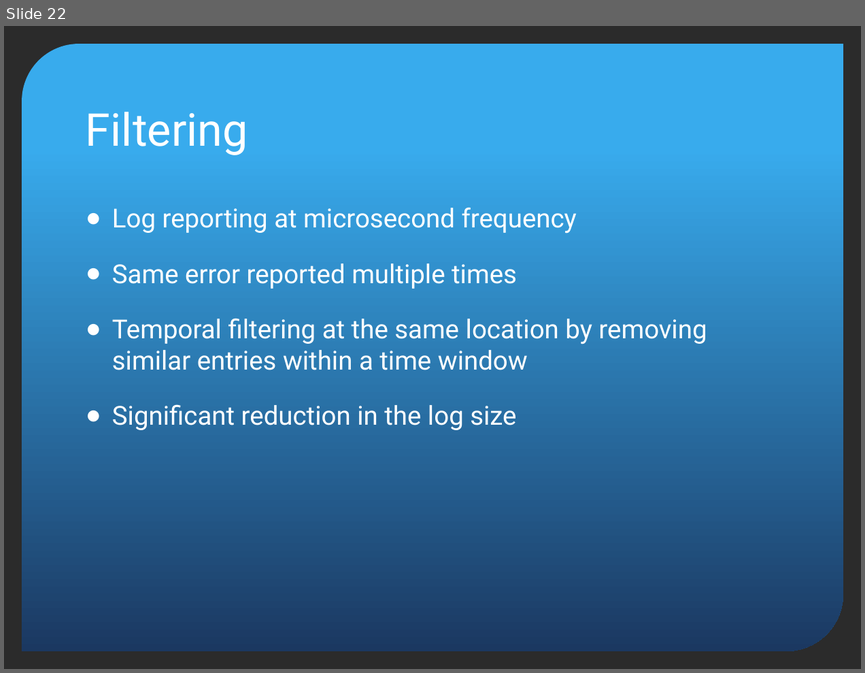
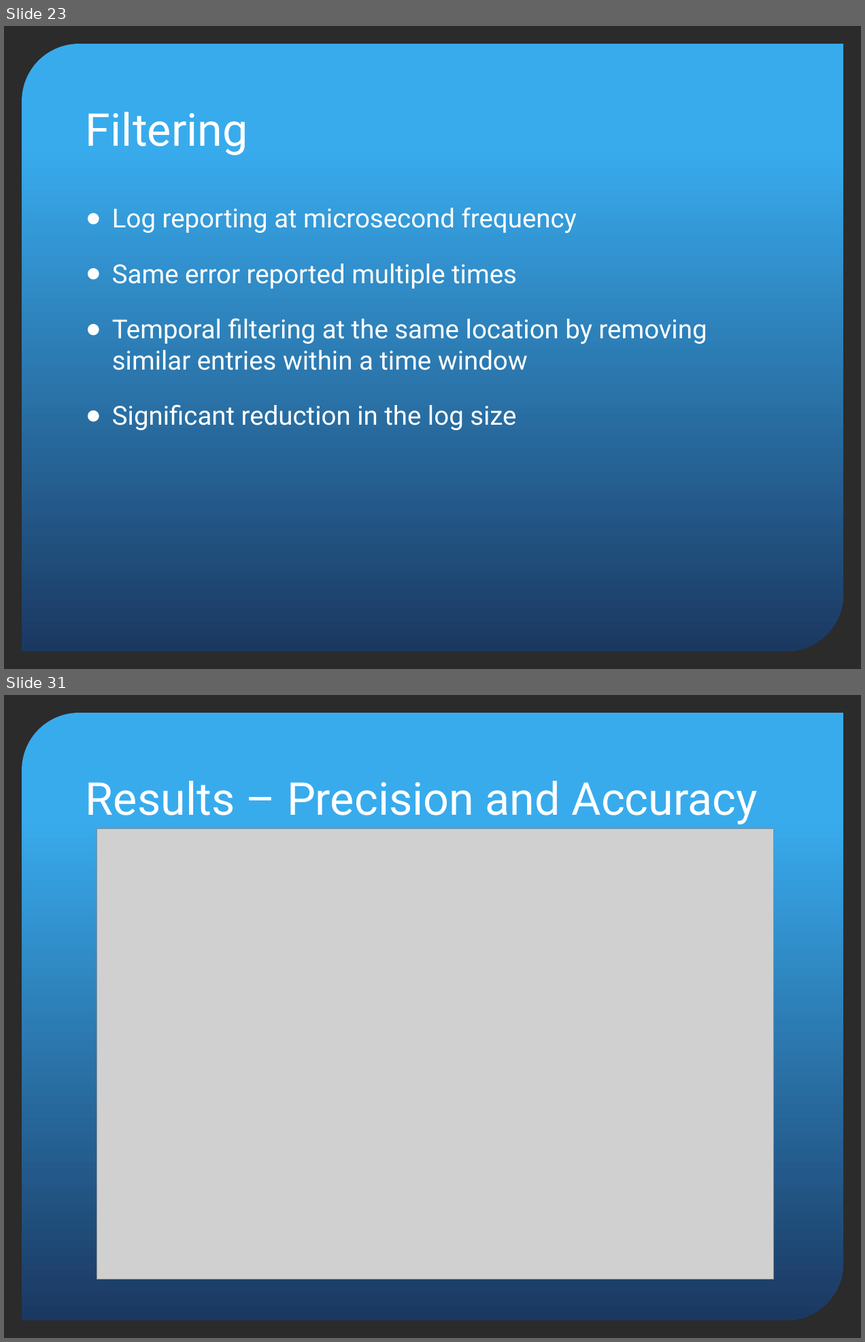
Before and after one commit to ChinmaySKulkarni/Cloud-Healing, a slide deck: report/BTech_Project.pptx. Shown one above the other, each under a label of ours: slide 22 before the commit, slides 23 and 31 after it; the slides between them are not shown. The pictures are 865x673 and 865x1342 pixels, drawn with LibreOffice and Linux fonts; fonts in the diff are those of the drawing; grey boxes stand for pictures; background and template pictures are left out; a plain dark background stands for a picture behind light text. Boxes give left, top, right and bottom in pixels: in the first picture for what was removed or moved away, otherwise in the second. Text is boxed around its words. In the diff, an @@ line names an element or a change of style, - is before the commit and + after.

```diff
--- a/report/BTech_Project.pptx
+++ b/report/BTech_Project.pptx
@@ slide 31 added at [4, 695, 861, 1338], background picture (left out); not listed: 1 template element that a slide beside it also shows @@
@@ title added at [86, 781, 757, 824], 38 pt, text #FFFFFF @@
+Results – Precision and Accuracy
@@ picture added at [96, 829, 773, 1278] @@
@@ what was slide 22 is now slide 23 @@
```
Also in this commit, not shown: 6 slides changed, 4 other slides added, 1 slide removed, 12 other files.
